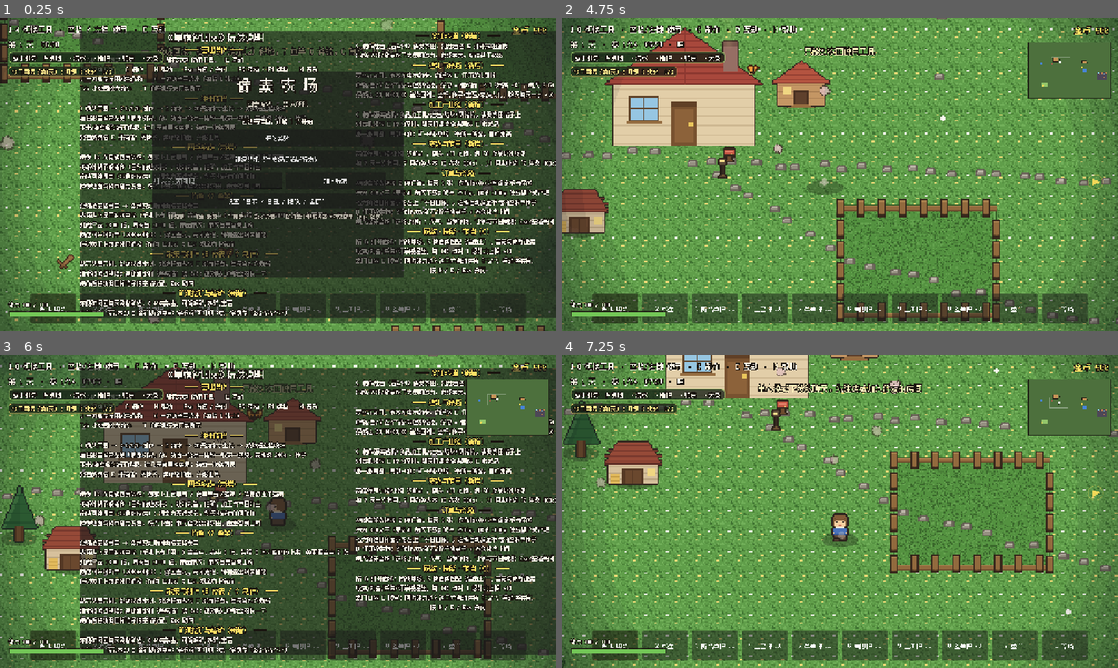
Above: before the commit, frames 1-4 (two rows, left to right).
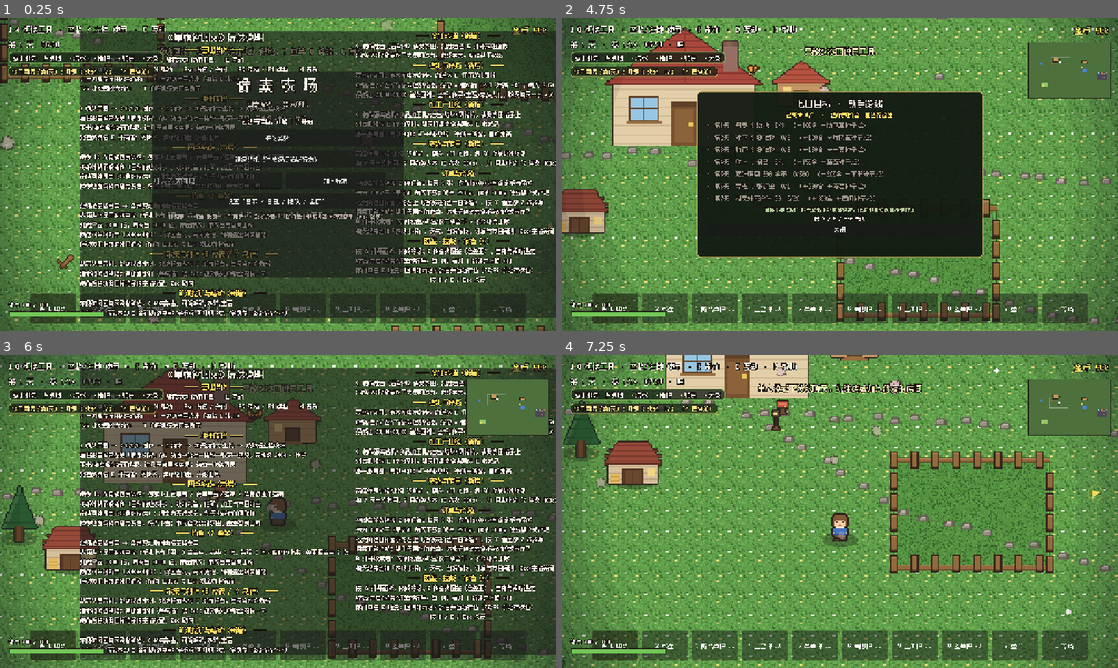
Above: after the commit, the same moments.

Repository: 192aaa/stardew-like
Game: Godot game, scene res://scenes/main.tscn
Two runs of this game, one before a commit and one after it. Both use one fixed random seed, a clock stepped at 60 frames per second and the inputs below.
Inputs (mouse positions are in pixels of both pictures, inside the frame that each line leads up to):
- Up to frame 1 (0.25 s): no input
- Up to frame 2 (4.75 s): click "开始游戏" at 0.5 s; move the mouse to (962, 158) at 1.27 s; hold D (move_right) 1.28-2 s; hold B (bundle) 1.28-2 s; click (962, 158) at 1.42 s; tap T (chat) at 1.55 s; drag from (728, 190) to (812, 237) at 2.02 s; move the mouse to (895, 105) at 2.77 s; hold D (move_right) 2.78-3.5 s; hold J (harvest_all) 2.78-3.5 s; click (895, 105) at 2.92 s; tap Space (use) at 3.05 s; drag from (812, 237) to (673, 127) at 3.52 s; move the mouse to (1006, 221) at 4.27 s; hold A (move_left) from 4.28 s (still down); hold K (water_all) from 4.28 s (still down); click (1006, 221) at 4.42 s; tap Y (goals, bound only after the commit) at 4.55 s
- Up to frame 3 (6 s): tap H (help) at 4.9 s; release A (move_left) at 5 s; release K (water_all) at 5 s; click (278, 567) at 5 s, where only the run after the commit has a clickable "关闭"; drag from (111, 464) to (194, 433) at 5.77 s
- Up to frame 4 (7.25 s): move the mouse to (867, 511) at 6.52 s; hold S (move_down) from 6.53 s (still down); hold B (bundle) from 6.53 s (still down); click (867, 511) at 6.67 s; tap T (chat) at 6.8 s; tap Escape (ui_cancel) at 7.15 s

The runs differ from the first frame. In frame 1, 3.7% of the frame differs, in the area x 20-100%, y 15-85%; in frame 2, 28%, in the area x 20-98%, y 15-77%; in frame 3, 4.0%; in frame 4, 0.2%.

Commit message:
目标清单：七日目标常驻可见（Y 键面板）+ 左上始终显示最早未完成目标 + 触屏菜单加目标

Diff:
--- a/project.godot
+++ b/project.godot
@@ -169,6 +169,11 @@
 "events": [Object(InputEventKey,"resource_local_to_scene":false,"resource_name":"","device":-1,"window_id":0,"alt_press …(190 unchanged characters)…
 ]
 }
+goals={
+"deadzone": 0.2,
+"events": [Object(InputEventKey,"resource_local_to_scene":false,"resource_name":"","device":-1,"window_id":0,"alt_pressed":false,"shift_pressed":false,"ctrl_pressed":false,"meta_pressed":false,"pressed":false,"keycode":0,"physical_keycode":89,"key_label":0,"unicode":0,"location":0,"echo":false,"script":null)
+]
+}
 harvest_all={
 "deadzone": 0.2,
 "events": [Object(InputEventKey,"resource_local_to_scene":false,"resource_name":"","device":-1,"window_id":0,"alt_press …(190 unchanged characters)…
--- a/scripts/main.gd
+++ b/scripts/main.gd
@@ -292,6 +292,11 @@
 var _bundle_descs: Array = []
 var _bundle_btns: Array = []
 var _gh_btn: Button
+# 目标清单面板（Y 键）：七日目标像成就一样随时可看，过期未完成也不会消失
+var goals_open := false
+var _goals_panel: PanelContainer
+var _goals_head: Label
+var _goals_labels: Array = []
 
 
 func _ready() -> void:
@@ -321,6 +326,7 @@
 	_build_dialog()
 	_build_hud_extras()
 	_build_guide()
+	_build_goals()
 	_build_bundles()
 	_build_daily()
 	_rain_node = RainScript.new()
@@ -444,6 +450,8 @@
 		_toast("背景音乐已%s（M 切换）" % ("开启" if not m else "关闭"))
 	elif event.is_action_pressed("codex"):
 		_toggle_dex(not dex_open)
+	elif event.is_action_pressed("goals"):
+		_toggle_goals(not goals_open)
 	elif event.is_action_pressed("bundle"):
 		_toggle_bundles(not bundles_open)
 	elif event.is_action_pressed("minimap"):
@@ -481,6 +489,8 @@
 			_toggle_help(false)
 		elif dex_open:
 			_toggle_dex(false)
+		elif goals_open:
+			_toggle_goals(false)
 		elif bundles_open:
 			_toggle_bundles(false)
 		elif orders_open:
@@ -515,6 +525,8 @@
 			_toggle_help(false)
 		elif dex_open:
 			_toggle_dex(false)
+		elif goals_open:
+			_toggle_goals(false)
 		elif bundles_open:
 			_toggle_bundles(false)
 		elif orders_open:
@@ -537,7 +549,7 @@
 			and event.pressed and not shop_open and not craft_open \
 			and not orders_open and not dex_open and place_mode == "" \
 			and not cook_open and not gift_open and not settings_open \
-			and not bundles_open and not _daily_open:
+			and not bundles_open and not _daily_open and not goals_open:
 		_use_tool()
 
 
@@ -550,6 +562,8 @@
 		_toggle_help(false)
 	elif dex_open:
 		_toggle_dex(false)
+	elif goals_open:
+		_toggle_goals(false)
 	elif bundles_open:
 		_toggle_bundles(false)
 	elif orders_open:
@@ -1399,7 +1413,7 @@
 func _panels_blocking() -> bool:
 	return sleeping or settings_open or help_open or dex_open or bundles_open \
 			or orders_open or craft_open or cook_open or gift_open or dialog_open \
-			or shop_open or _daily_open
+			or shop_open or _daily_open or goals_open
 
 
 ## 一键收获：收下全农场成熟作物（每株 1 体力，体力不够就只收够的）
@@ -1530,6 +1544,8 @@
 		_toggle_orders(false)
 	if dex_open:
 		_toggle_dex(false)
+	if goals_open:
+		_toggle_goals(false)
 	if bundles_open:
 		_toggle_bundles(false)
 	if cook_open:
@@ -2651,32 +2667,120 @@
 	_goal_refresh()
 
 
-## 今日目标行：显示阶段目标与进度；当天已完成则预告下一条
+## 今日目标行：永远显示「最早一条未完成的目标」——当天没做完的第二天仍然挂着，
+## 不会消失；全部完成才变成祝贺语
 func _goal_refresh() -> void:
 	if _goal_label == null:
 		return
 	var done := Game.goals_claimed.size()
 	if done >= Game.DAY_GOALS.size():
-		_goal_label.text = "七日目标全部完成 · 农场稳步走上正轨！"
-		return
-	var g: Dictionary = Game.DAY_GOALS[clampi(Game.day, 1, 7) - 1]
+		_goal_label.text = "七日目标全部完成 · 农场稳步走上正轨（Y 看清单）"
+		if goals_open:
+			_refresh_goals()
+		return
+	var g: Dictionary = {}
+	for gg in Game.DAY_GOALS:
+		if not Game.goals_claimed.has(int(gg.day)):
+			g = gg
+			break
 	var tag := "今日目标"
-	if Game.day > Game.DAY_GOALS.size():
-		# 7 天以后只提示还能补领的目标
-		tag = "可补领"
-		for gg in Game.DAY_GOALS:
-			if not Game.goals_claimed.has(int(gg.day)):
-				g = gg
-				break
-	elif Game.goals_claimed.has(int(g.day)):
+	if int(g.day) < Game.day:
+		tag = "补做目标"
+	elif int(g.day) > Game.day:
 		tag = "下一目标"
-		for gg in Game.DAY_GOALS:
-			if not Game.goals_claimed.has(int(gg.day)):
-				g = gg
-				break
 	var cur: int = mini(Game.goal_progress(String(g.kind)), int(g.n))
-	_goal_label.text = "%s（第%d天）：%s　%d/%d" % [
+	_goal_label.text = "%s（第%d天）：%s　%d/%d　（Y 看全部）" % [
 		tag, int(g.day), String(g.name), cur, int(g.n)]
+	if goals_open:
+		_refresh_goals()
+
+
+## 目标清单面板：七日目标像成就一样排成一份常驻清单，随时能翻、过期也能补
+func _build_goals() -> void:
+	_goals_panel = PanelContainer.new()
+	_goals_panel.anchor_left = 0.5
+	_goals_panel.anchor_top = 0.5
+	_goals_panel.anchor_right = 0.5
+	_goals_panel.anchor_bottom = 0.5
+	_goals_panel.offset_left = -330.0
+	_goals_panel.offset_top = -192.0
+	_goals_panel.offset_right = 330.0
+	_goals_panel.offset_bottom = 192.0
+	_goals_panel.visible = false
+	var gsb := StyleBoxFlat.new()
+	gsb.bg_color = Color(0.07, 0.1, 0.07, 0.95)
+	gsb.border_color = Color(0.92, 0.8, 0.42, 0.8)
+	gsb.set_border_width_all(2)
+	gsb.set_corner_radius_all(10)
+	gsb.content_margin_left = 20.0
+	gsb.content_margin_right = 20.0
+	gsb.content_margin_top = 14.0
+	gsb.content_margin_bottom = 14.0
+	_goals_panel.add_theme_stylebox_override("panel", gsb)
+	$UI.add_child(_goals_panel)
+	var vb := VBoxContainer.new()
+	vb.add_theme_constant_override("separation", 4)
+	_goals_panel.add_child(vb)
+	var title := _mk_label("七日目标 · 新手路线", 20)
+	title.horizontal_alignment = HORIZONTAL_ALIGNMENT_CENTER
+	vb.add_child(title)
+	_goals_head = _mk_label("", 13)
+	_goals_head.add_theme_color_override("font_color", Color(1, 0.88, 0.4))
+	_goals_head.horizontal_alignment = HORIZONTAL_ALIGNMENT_CENTER
+	vb.add_child(_goals_head)
+	for g in Game.DAY_GOALS:
+		var l := _mk_label("", 14)
+		l.custom_minimum_size = Vector2(0, 24)  # 固定行高，避免中英混排时行距挤压
+		vb.add_child(l)
+		_goals_labels.append(l)
+	var note := _mk_label("目标不会过期：哪天想起来补做都算数，达成即自动发金币和种子", 12)
+	note.add_theme_color_override("font_color", Color(0.72, 0.8, 0.62))
+	note.horizontal_alignment = HORIZONTAL_ALIGNMENT_CENTER
+	vb.add_child(note)
+	var close_l := _mk_label("按 Y / E / Esc 关闭", 12)
+	close_l.horizontal_alignment = HORIZONTAL_ALIGNMENT_CENTER
+	vb.add_child(close_l)
+	# 手机上触控层会给面板让位，这里放一个实体关闭按钮兜底
+	var close_b := _mk_btn("关闭")
+	close_b.pressed.connect(func() -> void: _toggle_goals(false))
+	vb.add_child(close_b)
+
+
+func _toggle_goals(open: bool) -> void:
+	goals_open = open
+	_goals_panel.visible = open
+	if open:
+		_refresh_goals()
+
+
+## 逐条刷新：✓已达成 / ▶进行中 / ·未开始，附奖励说明
+func _refresh_goals() -> void:
+	if _goals_panel == null:
+		return
+	var done := 0
+	for i in Game.DAY_GOALS.size():
+		var g: Dictionary = Game.DAY_GOALS[i]
+		var d := int(g.day)
+		var got: bool = Game.goals_claimed.has(d)
+		if got:
+			done += 1
+		var cur: int = mini(Game.goal_progress(String(g.kind)), int(g.n))
+		var reward := "＋%d金 ＋%s种子x%d" % [int(g.gold),
+			String(Game.CROPS[String(g.seed)].name), int(g.seed_n)]
+		var text: String
+		var col: Color
+		if got:
+			text = "✓ 第%d天　%s　（%s）" % [d, String(g.name), reward]
+			col = Color(1, 0.85, 0.35)
+		elif cur > 0:
+			text = "▶ 第%d天　%s　%d/%d　（%s）" % [d, String(g.name), cur, int(g.n), reward]
+			col = Color(1, 0.98, 0.92)
+		else:
+			text = "· 第%d天　%s　0/%d　（%s）" % [d, String(g.name), int(g.n), reward]
+			col = Color(0.62, 0.6, 0.54)
+		_goals_labels[i].text = text
+		_goals_labels[i].add_theme_color_override("font_color", col)
+	_goals_head.text = "已完成 %d/%d　·　没做完的会一直留在这里" % [done, Game.DAY_GOALS.size()]
 
 
 ## 收集包面板：交齐作物/鱼/矿石/牧产，换金币与永久体力上限
@@ -3252,7 +3356,8 @@
 	_help_section(col_r, "订单与养殖", [
 		"货摊旁任务板按 E 接订单：每天 3 张，交作物/鱼/材料得金币与好感",
 		"养鸡 800g/只（最多4）每天下蛋；奶牛 2500g、绵羊 2000g 住畜棚产奶产毛",
-		"七天阶段目标显示在左上「今日目标」，达成自动发金币与对应季节种子",
+		"七天阶段目标显示在左上（没做完的会一直保留），按 Y 看全部 7 条清单",
+		"目标不会过期：隔几天再补做也算，达成后自动发金币与对应季节种子",
 		"B 打开收集包：交作物/鱼/矿石/牧产换金币 + 永久体力上限",
 		"每天起床会弹「农场小报」：天气、当季作物、订单与节日提醒；Esc/空格关闭",
 	])
@@ -3367,16 +3472,13 @@
 		var cfg: Dictionary = FESTS[fk]
 		lines.append("今天是%s：%s %d 个达标，睡前奖励 %d 金币！" % [
 			cfg.name, cfg.unit, int(cfg.goal), int(cfg.reward)])
-	# 七日目标
-	if Game.day <= 7:
-		var g = null
+	# 七日目标：显示最早一条未完成的（过期也能补做，按 Y 看全部）
+	if Game.goals_claimed.size() < Game.DAY_GOALS.size():
 		for gd in Game.DAY_GOALS:
-			if int(gd.day) == Game.day:
-				g = gd
+			if not Game.goals_claimed.has(int(gd.day)):
+				lines.append("目标（第%d天·不会过期）：%s（进度 %d/%d，按 Y 看全部 7 条）" % [
+					int(gd.day), String(gd.name), Game.goal_progress(String(gd.kind)), int(gd.n)])
 				break
-		if g != null and not Game.goals_claimed.has(Game.day):
-			lines.append("今日目标：%s（进度 %d/%d）" % [
-				g.name, Game.goal_progress(g.kind), int(g.n)])
 	# 一句建议（按当前状态给不同提示，防劝退）
 	var tip := ""
 	if Game.stamina < Game.max_stamina * 0.3:
--- a/scripts/touch_controls.gd
+++ b/scripts/touch_controls.gd
@@ -79,7 +79,9 @@
 		_place(_btn_more, Vector2(w - 64.0, h - 268.0))
 		_place(_btn_set, Vector2(w - 228.0, h - 242.0))
 	if _menu != null:
-		_menu.position = Vector2(w - 538.0, h * 0.47)
+		# 菜单改为贴右下：条目数变多后按 0.47 高度摆会溢出屏幕底部
+		var ms := _menu.get_combined_minimum_size()
+		_menu.position = Vector2(w - ms.x - 20.0, h - ms.y - 16.0)
 	queue_redraw()
 
 
@@ -105,7 +107,7 @@
 	vb.add_theme_constant_override("separation", 6)
 	_menu.add_child(vb)
 	for item in [
-		["收获全部", "harvest_all"], ["浇水全部", "water_all"],
+		["目标", "goals"], ["收获全部", "harvest_all"], ["浇水全部", "water_all"],
 		["制作", "craft"], ["图鉴", "codex"], ["收集包", "bundle"], ["帮助", "help"],
 		["聊天", "chat"], ["地图", "minimap"], ["存档", "save_game"],
 		["读档", "load_game"],
@@ -200,6 +202,7 @@
 			or main.settings_open or main.help_open or main.dex_open \
 			or main.orders_open or main.bundles_open or main.shop_open or main.craft_open \
 			or main.cook_open or main.gift_open or main.dialog_open \
+			or main.goals_open \
 			or main._boot_panel != null
 
 
